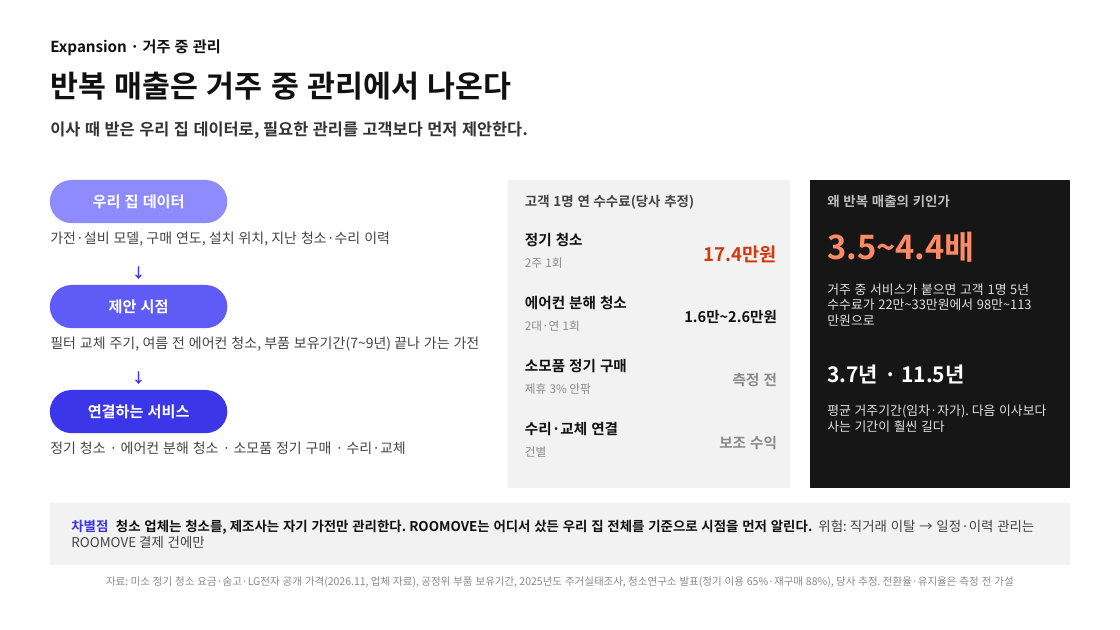
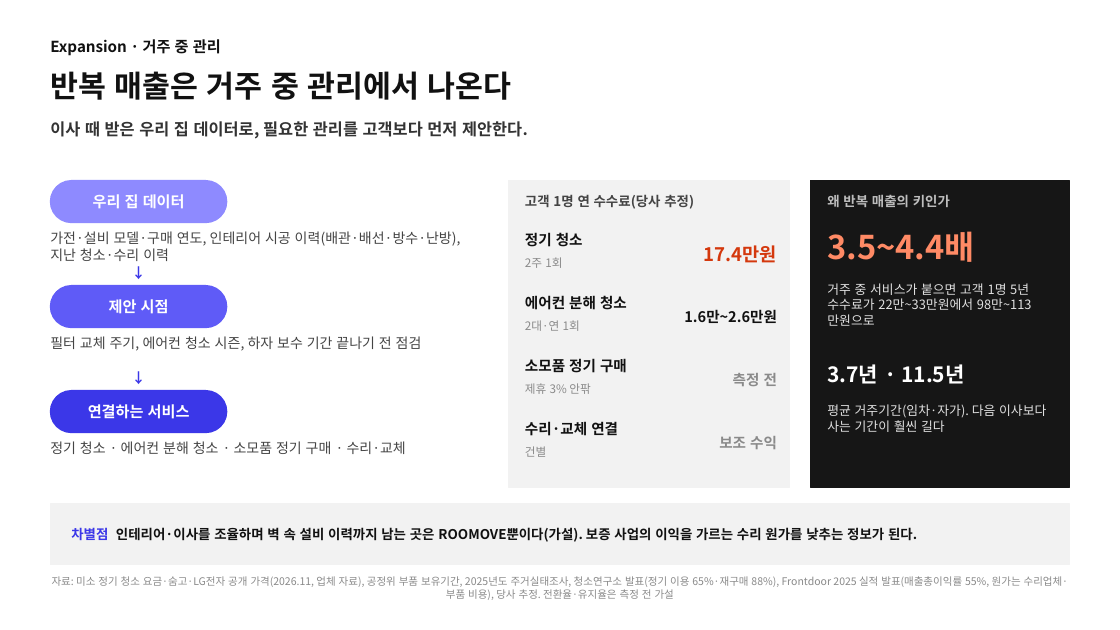
Before and after one commit to stwpst10-collab/teoo, a slide deck: slide 1 of 20-ROOMOVE/산출물/ROOMOVE 거주 중 관리 1p 팀 톤 2026-11-27 v1.pptx. Drawn at 1120x630 pixels with LibreOffice and Linux fonts; fonts in the diff are those of the drawing. Boxes give left, top, right and bottom in pixels: in the first picture for what was removed or moved away, otherwise in the second. Text is boxed around its words. In the diff, an @@ line names an element or a change of style, - is before the commit and + after.

```diff
--- a/20-ROOMOVE/산출물/ROOMOVE 거주 중 관리 1p 팀 톤 2026-11-27 v1.pptx
+++ b/20-ROOMOVE/산출물/ROOMOVE 거주 중 관리 1p 팀 톤 2026-11-27 v1.pptx
@@ text at [50, 231, 461, 261]: text changed @@
-가전·설비 모델, 구매 연도, 설치 위치, 지난 청소·수리 이력
+가전·설비 모델·구매 연도, 인테리어 시공 이력(배관·배선·방수·난방), 지난 청소·수리 이력
@@ text at [50, 336, 422, 351]: text changed @@
-필터 교체 주기, 여름 전 에어컨 청소, 부품 보유기간(7~9년) 끝나 가는 가전
+필터 교체 주기, 에어컨 청소 시즌, 하자 보수 기간 끝나기 전 점검
@@ text at [71, 527, 917, 542]: text changed @@
-차별점 청소 업체는 청소를, 제조사는 자기 가전만 관리한다. ROOMOVE는 어디서 샀든 우리 집 전체를 기준으로 시점을 먼저 알린다. 위험: 직거래 이탈 → 일정·이력 관리는 ROOMOVE 결제 건에만
+차별점 인테리어·이사를 조율하며 벽 속 설비 이력까지 남는 곳은 ROOMOVE뿐이다(가설). 보증 사업의 이익을 가르는 수리 원가를 낮추는 정보가 된다.
@@ text at [52, 576, 1069, 600]: text changed @@
-자료: 미소 정기 청소 요금·숨고·LG전자 공개 가격(2026.11, 업체 자료), 공정위 부품 보유기간, 2025년도 주거실태조사, 청소연구소 발표(정기 이용 65%·재구매 88%), 당사 추정. 전환율·유지율은 측정 전 가설
+자료: 미소 정기 청소 요금·숨고·LG전자 공개 가격(2026.11, 업체 자료), 공정위 부품 보유기간, 2025년도 주거실태조사, 청소연구소 발표(정기 이용 65%·재구매 88%), Frontdoor 2025 실적 발표(매출총이익률 55%, 원가는 수리업체·부품 비용), 당사 추정. 전환율·유지율은 측정 전 가설
```
Also in this commit, not shown: 7 other files.
